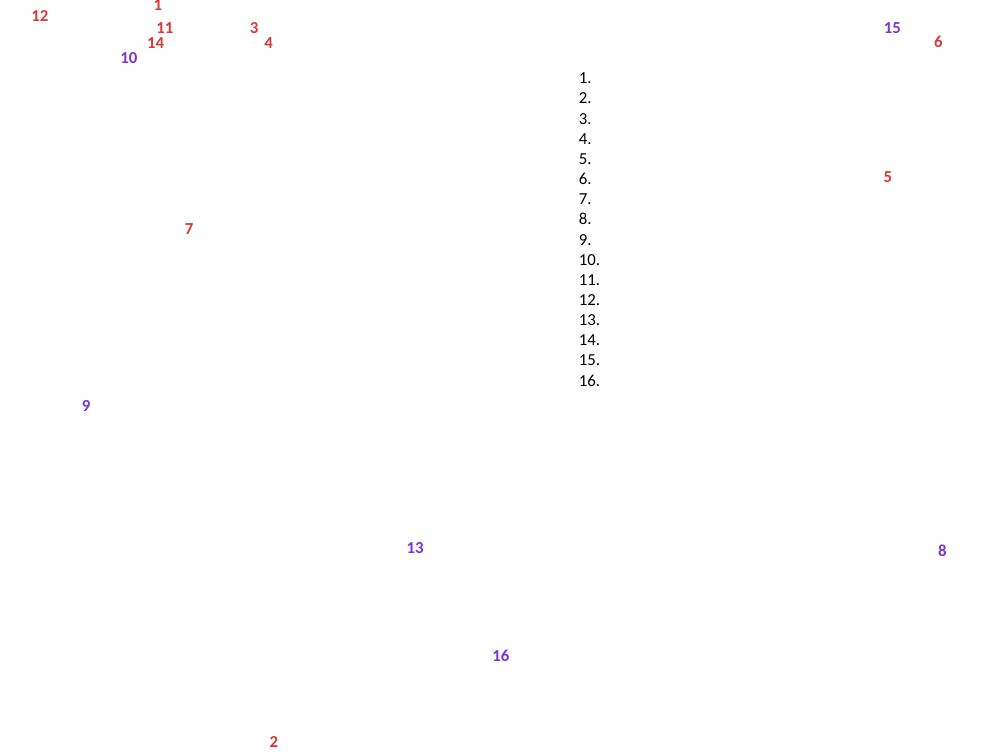
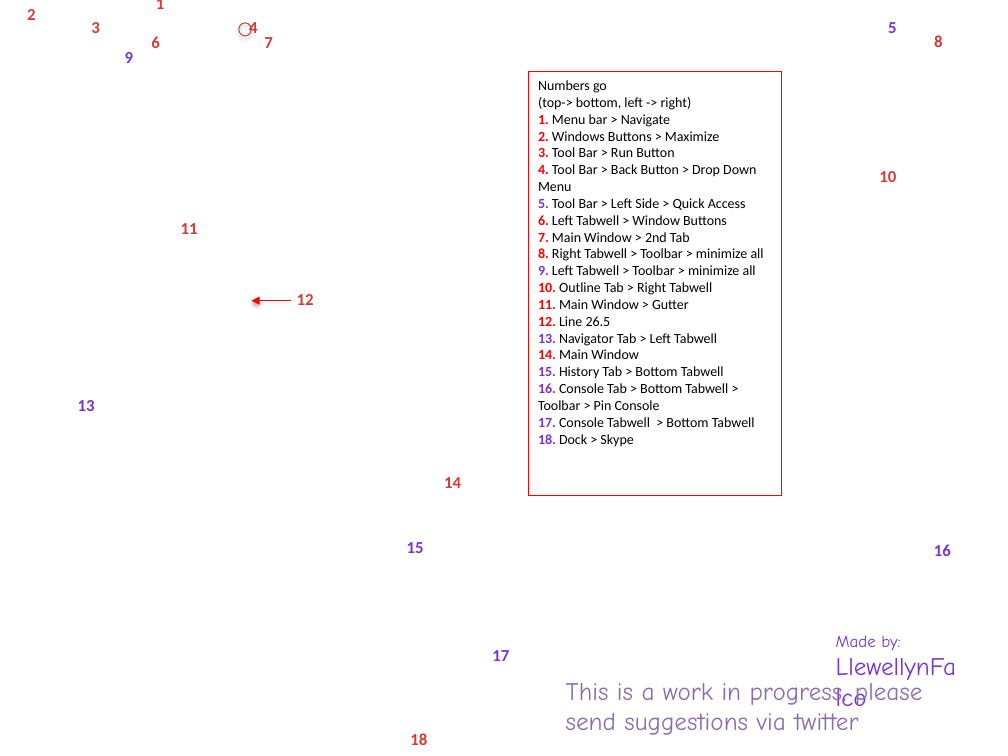
Before and after one commit to isidore/StrongStyleVocab, a slide deck: slide 1 of Navigator Vocab Pairing.pptx. Drawn at 1008x756 pixels with LibreOffice and Linux fonts; fonts in the diff are those of the drawing; background and template pictures are left out. Boxes give left, top, right and bottom in pixels: in the first picture for what was removed or moved away, otherwise in the second. Text is boxed around its words. In the diff, an @@ line names an element or a change of style, - is before the commit and + after.

```diff
--- a/Navigator Vocab Pairing.pptx
+++ b/Navigator Vocab Pairing.pptx
@@ text "2": place and size @@
-text "2" at bbox=[270, 736, 278, 747]
+text "2" at bbox=[27, 9, 35, 20]
@@ text "3": place and size @@
-text "3" at bbox=[250, 22, 258, 33]
+text "3" at bbox=[91, 22, 99, 33]
@@ text "4": place and size @@
-text "4" at bbox=[264, 37, 272, 48]
+text "4" at bbox=[249, 22, 257, 35]
@@ ellipse added at bbox=[239, 23, 251, 36], outline #BF4C48 0.75 pt @@
@@ text "7": place and size @@
-text "7" at bbox=[185, 223, 193, 234]
+text "7" at bbox=[264, 37, 272, 48]
@@ text "5": place and size @@
-text "5" at bbox=[884, 171, 892, 182]
+text "5" at bbox=[888, 22, 896, 33]
@@ text "5" at bbox=[888, 22, 896, 33]: text colour none to gradient #3D1B67 to #7B34D2 to #7330C4, letter outline #D73A36 1.42 pt to #5E457C 0.71 pt @@
@@ text removed at bbox=[884, 22, 901, 33] @@
-15
@@ text "9": place and size @@
-text "9" at bbox=[82, 400, 90, 411]
+text "9" at bbox=[125, 52, 133, 63]
@@ text added at bbox=[151, 36, 159, 48], 12 pt, text none, bold @@
+6
@@ text at bbox=[934, 35, 942, 47]: text changed @@
-6
+8
@@ rectangle "Numbers go": place and size @@
-rectangle "Numbers go" at bbox=[579, 72, 600, 386]
+rectangle "Numbers go" at bbox=[528, 72, 781, 496]
@@ rectangle "Numbers go" at bbox=[528, 72, 781, 496]: outline none to #FF0000 0.75 pt @@
@@ text in rectangle at bbox=[538, 80, 764, 447]: text changed; size 12 to 10 pt @@
-1.
-2.
-3.
-4.
-5.
-6.
-7.
-8.
-9.
-10.
-11.
-12.
-13.
-14.
-15.
-16.
+Numbers go
+(top-> bottom, left -> right)
+1. Menu bar > Navigate
+2. Windows Buttons > Maximize
+3. Tool Bar > Run Button
+4. Tool Bar > Back Button > Drop Down Menu
+5. Tool Bar > Left Side > Quick Access
+6. Left Tabwell > Window Buttons
+7. Main Window > 2nd Tab
+8. Right Tabwell > Toolbar > minimize all
+9. Left Tabwell > Toolbar > minimize all
+10. Outline Tab > Right Tabwell
+11. Main Window > Gutter
+12. Line 26.5
+13. Navigator Tab > Left Tabwell
+14. Main Window
+15. History Tab > Bottom Tabwell
+16. Console Tab > Bottom Tabwell > Toolbar > Pin Console
+17. Console Tabwell > Bottom Tabwell
+18. Dock > Skype
@@ text "10": place and size @@
-text "10" at bbox=[120, 52, 137, 63]
+text "10" at bbox=[879, 171, 896, 182]
@@ text "10" at bbox=[879, 171, 896, 182]: text colour gradient #3D1B67 to #7B34D2 to #7330C4 to none, letter outline #5E457C 0.71 pt to #D73A36 1.42 pt @@
@@ text "11": place and size @@
-text "11" at bbox=[156, 22, 173, 33]
+text "11" at bbox=[181, 223, 198, 234]
@@ text "12": place and size @@
-text "12" at bbox=[31, 10, 48, 21]
+text "12" at bbox=[297, 294, 314, 305]
@@ arrow added from (291, 300) to (251, 300), #FF0000 0.25 pt @@
@@ text added at bbox=[78, 400, 95, 411], 12 pt, text gradient #3D1B67 to #7B34D2 to #7330C4, bold @@
+13
@@ text "14": place and size @@
-text "14" at bbox=[147, 37, 164, 48]
+text "14" at bbox=[444, 477, 461, 488]
@@ text at bbox=[407, 542, 424, 553]: text changed @@
-13
+15
@@ text at bbox=[934, 544, 951, 556]: text changed @@
-8
+16
@@ text at bbox=[492, 650, 509, 661]: text changed @@
-16
+17
@@ text added at bbox=[836, 635, 900, 650], 18 pt, text #7933CE @@
+Made by:
+LlewellynFalco
@@ text added at bbox=[566, 678, 923, 735], 18 pt, text #8B6DAF @@
+This is a work in progress, please send suggestions via twitter
@@ text added at bbox=[410, 733, 427, 745], 12 pt, text none, bold @@
+18
```
Also in this commit, not shown: 1 other file.
